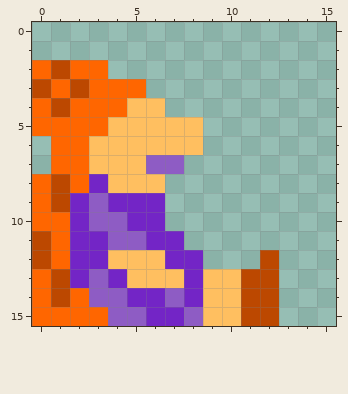
Pixel-art sprite -- AridArnold/Content/NPC/Barbara/Idle2.png. This is how it looked before the edit.
The file is 16x16 pixels.
Now the later version:
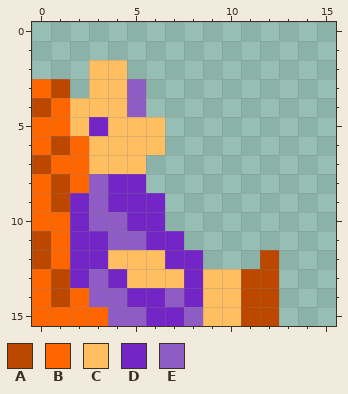
Palette (. is transparent): A #bc4800  B #ff6600  C #ffbf60  D #7325c6  E #8e5cc4
Edits made:
@@ x 0..10 @@
  1 ...........
- 2 BABB.......
- 3 ABABBB.....
- 4 BABBBCC....
- 5 BBBBCCCCC..
- 6 .BBCCCCCC..
- 7 .BBCCCEE...
- 8 BABDCCC....
+ 2 ...CC......
+ 3 BA.CCE.....
+ 4 ABCCCE.....
+ 5 BBCDCCC....
+ 6 BABCCCC....
+ 7 ABBCCC.....
+ 8 BABEDD.....
  9 BADEDDD....
Pixel boxes of the changes (left, top, right, bottom) in both pictures:
changed: (32, 60, 203, 193)
